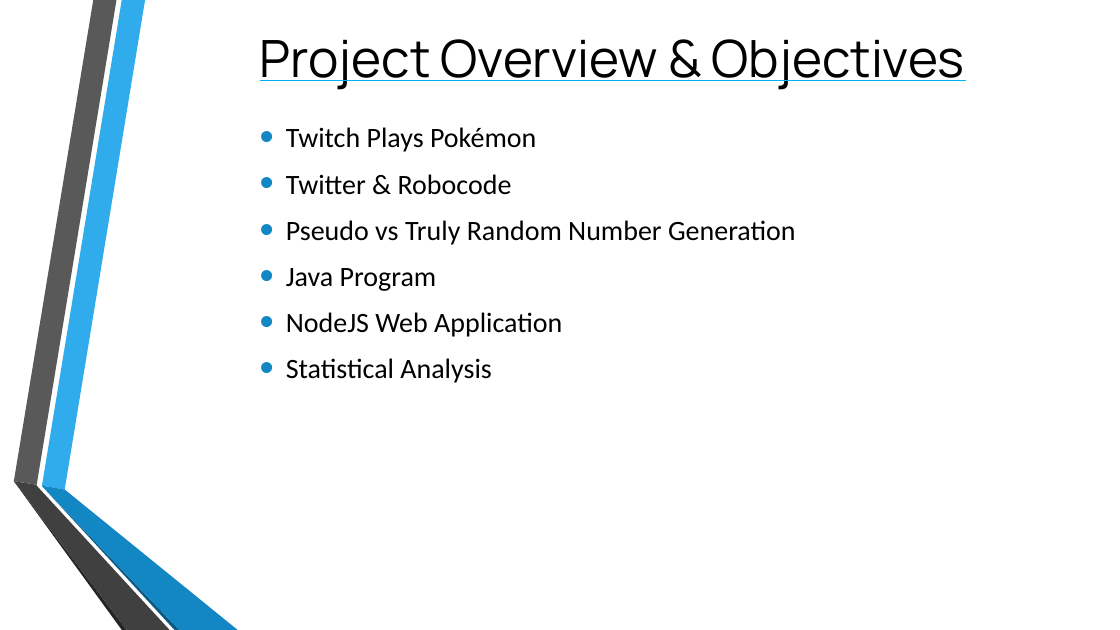
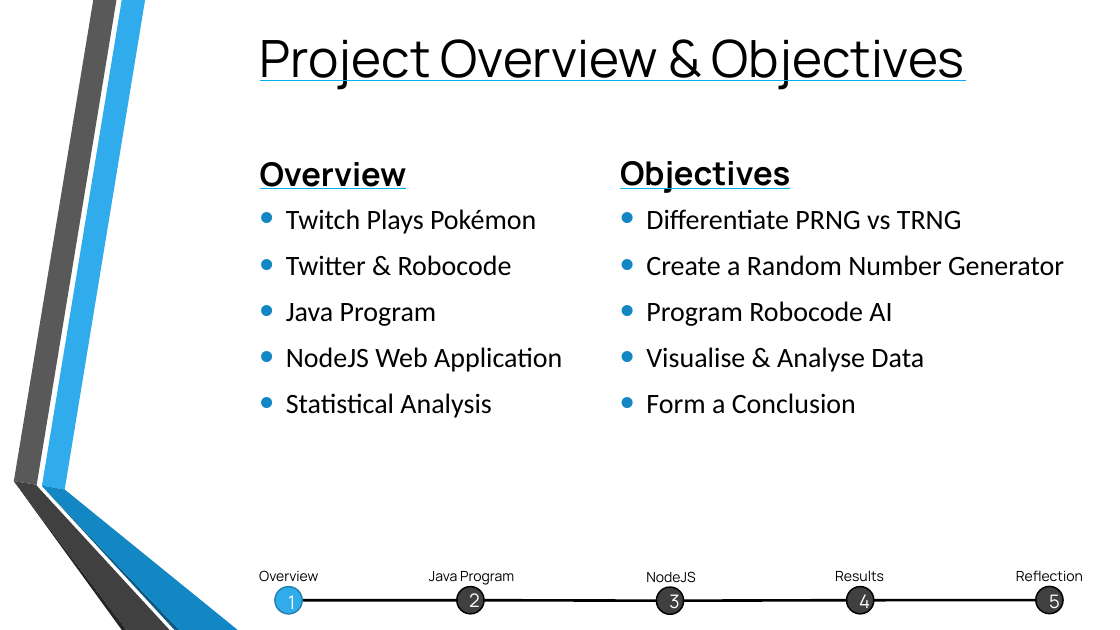
Before and after one commit to TomPlum/major-project, a slide deck: slide 2 of NodeJS/public/ppt/viva.pptx. Drawn at 1120x630 pixels with LibreOffice and Linux fonts; fonts in the diff are those of the drawing; background and template pictures are left out. Boxes give left, top, right and bottom in pixels: in the first picture for what was removed or moved away, otherwise in the second. Text is boxed around its words. In the diff, an @@ line names an element or a change of style, - is before the commit and + after.

Commit message:
Updated Project Viva Presentation

```diff
--- a/NodeJS/public/ppt/viva.pptx
+++ b/NodeJS/public/ppt/viva.pptx
@@ text added at (x1=260, y1=162, x2=407, y2=189), 28 pt, text #000000, bold, underline @@
+Overview
@@ text added at (x1=620, y1=161, x2=790, y2=193), 28 pt, text #000000, bold, underline @@
+Objectives
@@ text "Twitch Plays Pokémon" moved from (x1=286, y1=127, x2=796, y2=383) to (x1=286, y1=209, x2=562, y2=418) @@
@@ text added at (x1=646, y1=209, x2=1064, y2=414), 24 pt, text #000000 @@
+• Differentiate PRNG vs TRNG
+• Create a Random Number Generator
+• Program Robocode AI
+• Visualise & Analyse Data
+• Form a Conclusion
@@ text at (x1=286, y1=220, x2=796, y2=245): paragraph removed @@
-• Pseudo vs Truly Random Number Generation
@@ text added at (x1=259, y1=570, x2=318, y2=582), 12 pt, text #000000 @@
+Overview
@@ ellipse added at (x1=275, y1=586, x2=302, y2=614), fill #30ACEC, outline #247FAF 1.25 pt @@
@@ text added at (x1=288, y1=595, x2=295, y2=614), 16 pt, text #FFFFFF @@
+1
@@ text added at (x1=429, y1=571, x2=514, y2=585), 12 pt, text #000000 @@
+Java Program
@@ ellipse added at (x1=457, y1=586, x2=485, y2=614), fill #404040, outline #000000 1.25 pt @@
@@ text added at (x1=469, y1=590, x2=480, y2=613), 16 pt, text #FFFFFF @@
+2
@@ text added at (x1=646, y1=571, x2=695, y2=583), 12 pt, text #000000 @@
+NodeJS
@@ ellipse added at (x1=656, y1=587, x2=684, y2=615), fill #404040, outline #000000 1.25 pt @@
@@ text added at (x1=669, y1=594, x2=679, y2=614), 16 pt, text #FFFFFF @@
+3
@@ text added at (x1=835, y1=570, x2=884, y2=582), 12 pt, text #000000 @@
+Results
@@ ellipse added at (x1=847, y1=586, x2=875, y2=614), fill #404040, outline #000000 1.25 pt @@
@@ text added at (x1=859, y1=590, x2=870, y2=613), 16 pt, text #FFFFFF @@
+4
@@ text added at (x1=1016, y1=570, x2=1083, y2=586), 12 pt, text #000000 @@
+Reflection
@@ ellipse added at (x1=1036, y1=586, x2=1064, y2=614), fill #404040, outline #000000 1.25 pt @@
@@ text added at (x1=1049, y1=590, x2=1060, y2=613), 16 pt, text #FFFFFF @@
+5
@@ line added from (302, 601) to (457, 601), #000000 2.25 pt @@
@@ line added from (484, 601) to (656, 601), #000000 2.25 pt @@
@@ line added from (684, 601) to (847, 601), #000000 2.25 pt @@
@@ line added from (874, 601) to (1036, 600), #000000 2.25 pt @@
```
Also in this commit, not shown: 7 other slides changed, 10 slides added, 5 slides removed.
